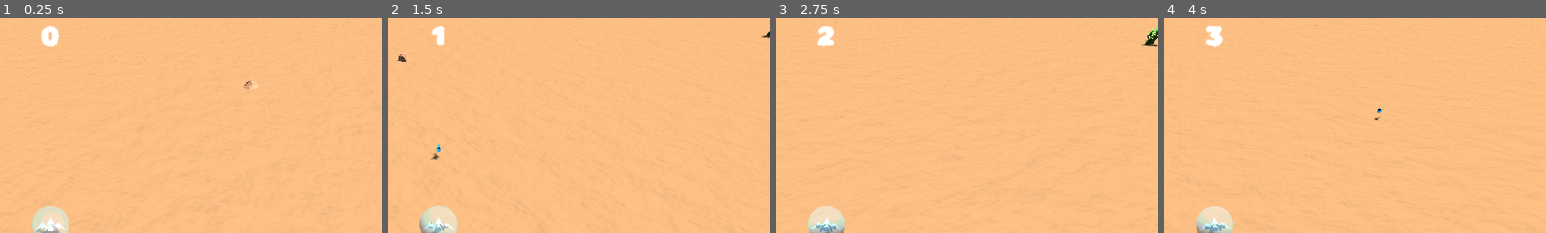
Above: before the commit, frames 1-4 (left to right).
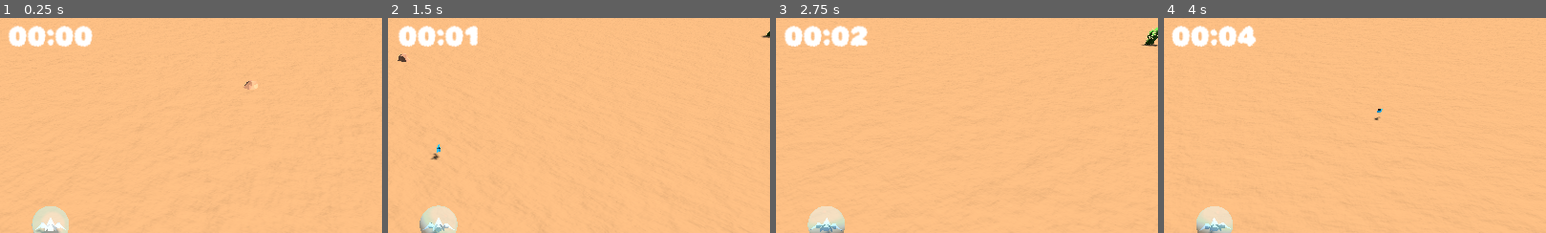
Above: after the commit, the same moments.

Repository: dicemaster5/BubbleSurvivors
Game: Godot game, scene res://scenes/world.tscn
Two runs of this game, one before a commit and one after it. Both use one fixed random seed, a clock stepped at 60 frames per second and the inputs below.
Inputs:
- Up to frame 1 (0.25 s): no input
- Up to frame 2 (1.5 s): tap Enter at 0.5 s; hold D (move_right) 0.53-1.28 s; hold Tab (change_weapon) 0.53-1.28 s; hold S (move_down) from 1.28 s (still down); tap Tab (change_weapon) at 1.35 s
- Up to frame 3 (2.75 s): release S (move_down) at 2.03 s; hold D (move_right) from 2.03 s (still down); hold Tab (change_weapon) from 2.03 s (still down)
- Up to frame 4 (4 s): release D (move_right) at 2.78 s; release Tab (change_weapon) at 2.78 s; hold W (move_up) 2.78-3.53 s; tap Tab (change_weapon) at 2.85 s; hold A (move_left) from 3.53 s (still down); hold Tab (change_weapon) from 3.53 s (still down)
The pictures show only the part of the screen within x 43-93%, y 2-52%; the shares and areas given below are measured in that part.

The runs differ from the first frame. In frame 1, 1.6% of the frame differs, in the area x 2-25%, y 3-14%; in frame 2, 1.5%; in frame 3, 1.6%, in the area x 2-24%, y 3-14%; in frame 4, 1.6%.

Commit message:
Implement time formatting, hook up UIs to score

Diff:
--- a/scenes/UI/Button.tres
+++ b/scenes/UI/Button.tres
@@ -19,12 +19,15 @@
 
 [sub_resource type="StyleBoxEmpty" id="StyleBoxEmpty_qbesx"]
 
+[sub_resource type="CanvasTexture" id="CanvasTexture_rmk42"]
+diffuse_texture = ExtResource("1_sddv6")
+
 [sub_resource type="StyleBoxTexture" id="StyleBoxTexture_f5b0j"]
 content_margin_left = 0.0
 content_margin_top = 16.0
 content_margin_right = 0.0
 content_margin_bottom = 18.0
-texture = ExtResource("1_sddv6")
+texture = SubResource("CanvasTexture_rmk42")
 region_rect = Rect2(25, 17, 653, 305)
 
 [sub_resource type="CanvasTexture" id="CanvasTexture_f3cai"]
--- a/scenes/UI/game_over.gd
+++ b/scenes/UI/game_over.gd
@@ -6,8 +6,8 @@
 
 signal restart_game
 
-func _ready() -> void:
-	score_label.text = "You survived for %s seconds" % time_score
+func _process(_delta) -> void:
+	score_label.text = "You survived for %s" % Util.format_time_string(time_score, true)
 
 func enable_screen() -> void:
 	show()
--- a/scenes/UI/game_ui.gd
+++ b/scenes/UI/game_ui.gd
@@ -5,22 +5,7 @@
 @export var time_score: int
 
 func _process(_delta: float) -> void:
-	timer_label.text = format_time_string(time_score)
-
-func _on_timer_timeout() -> void:
-	time_score += 1
-
-func format_time_string(time: int) -> String:
-	var hrs = time / 3600
-	var min = fmod(time / 60, 60)
-	var sec = fmod(time, 60)
-
-	if hrs > 0:
-		return "%02d:%02d:%02d" % [hrs, min, sec]
-	elif min > 0:
-		return "%02d:%02d" % [min, sec]
-
-	return str(sec)
+	timer_label.text = Util.format_time_string(time_score)
 
 func reset() -> void:
 	time_score = 0
--- a/scenes/UI/game_ui.tscn
+++ b/scenes/UI/game_ui.tscn
@@ -26,8 +26,3 @@
 layout_mode = 2
 text = "0"
 label_settings = SubResource("LabelSettings_bnv0w")
-
-[node name="Timer" type="Timer" parent="."]
-autostart = true
-
-[connection signal="timeout" from="Timer" to="." method="_on_timer_timeout"]
--- a/scenes/world.tscn
+++ b/scenes/world.tscn
@@ -54,10 +54,14 @@
 
 [node name="World" type="Node3D"]
 
-[node name="GameManager" type="Node" parent="." node_paths=PackedStringArray("player", "game_over_screen")]
+[node name="GameManager" type="Node" parent="." node_paths=PackedStringArray("player", "game_over_screen", "game_ui")]
 script = ExtResource("3_xifi4")
 player = NodePath("../Player")
 game_over_screen = NodePath("../GameOver")
+game_ui = NodePath("../GameUI")
+
+[node name="ScoreTimer" type="Timer" parent="GameManager"]
+autostart = true
 
 [node name="WorldEnvironment" type="WorldEnvironment" parent="."]
 environment = SubResource("Environment_afun3")
@@ -4311,3 +4315,5 @@
 
 [node name="Cactus_599" parent="ScatterTool" instance=ExtResource("15_u16vn")]
 transform = Transform3D(0.0665125, 0, 0.997786, 0, 1, 0, -0.997786, 0, 0.0665125, 443.84, 0, 556.444)
+
+[connection signal="timeout" from="GameManager/ScoreTimer" to="GameManager" method="_on_score_timer_timeout"]
--- /dev/null
+++ b/scripts/Util.gd
@@ -0,0 +1,12 @@
+class_name Util extends Node
+
+static func format_time_string(time: int, verbose = false) -> String:
+	var hrs = time / 3600
+	var min = fmod(time / 60, 60)
+	var sec = fmod(time, 60)
+	var hrsString = "%d hours %d minutes %02d seconds" if verbose else "%02d:%02d:%02d"
+	var minString = "%d minutes %02d seconds" if verbose else "%02d:%02d"
+
+	if hrs > 0:
+		return hrsString % [hrs, min, sec]
+	return minString % [min, sec]
--- a/scripts/game_manager.gd
+++ b/scripts/game_manager.gd
@@ -1,11 +1,15 @@
 extends Node
+
+@onready var score_timer: Timer = $ScoreTimer
 
 @export var player: Player
 @export var game_over_screen: Control
+@export var game_ui: Control
+
+var player_score: int
 
 func _ready() -> void:
-	player.player_died.connect(Callable(game_over_screen.show))
-	pass
+	player.player_died.connect(game_over)
 
 func  _input(event: InputEvent) -> void:
 	if event.is_action_pressed("quick_quit"):
@@ -16,3 +20,12 @@
 
 func _process(_delta: float) -> void:
 	pass
+
+func _on_score_timer_timeout() -> void:
+	player_score += 1
+	game_over_screen.time_score = player_score
+	game_ui.time_score = player_score
+
+func game_over():
+	score_timer.stop()
+	game_over_screen.enable_screen()
Not shown: 1 places in scenes/UI/Button.tres that only renumber resources
Not shown: 1 places in scenes/world.tscn that only renumber resources
